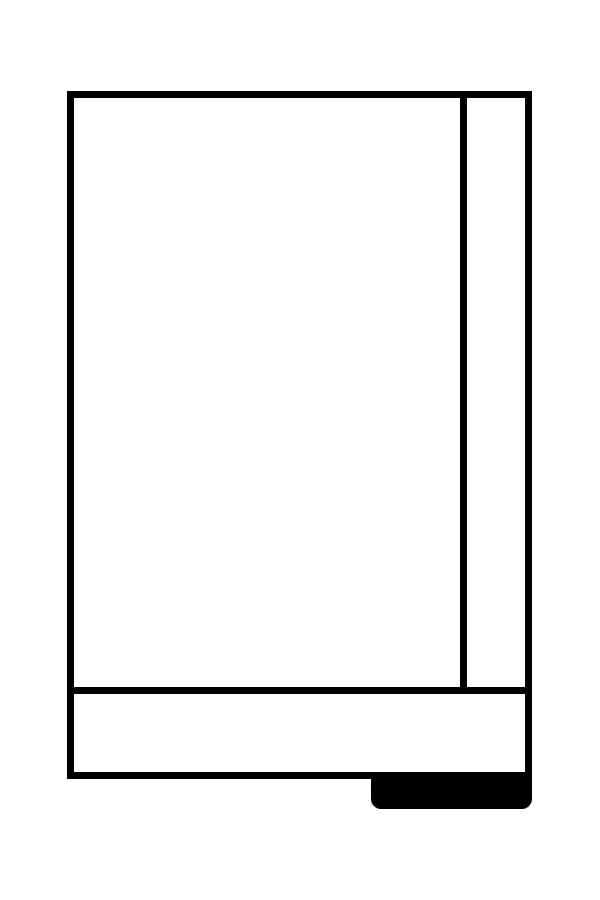
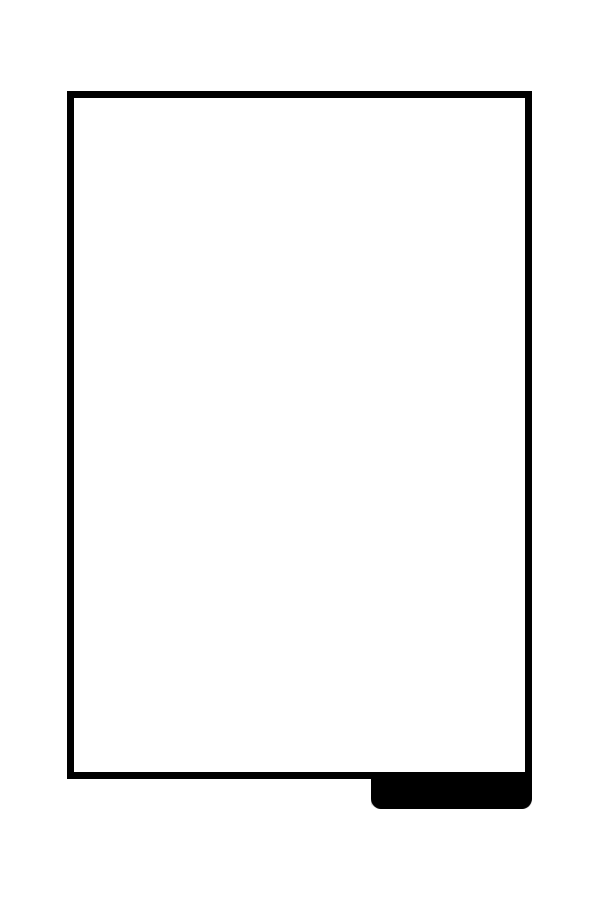
Layers edited between the first and the second 600×900 image:
removed group "Card" (5 layers) over (74, 98, 525, 694)
renamed "CodePlate" to "L2+ Stroke", moved it out of group "Card", painted on it over (74, 98, 525, 694)
